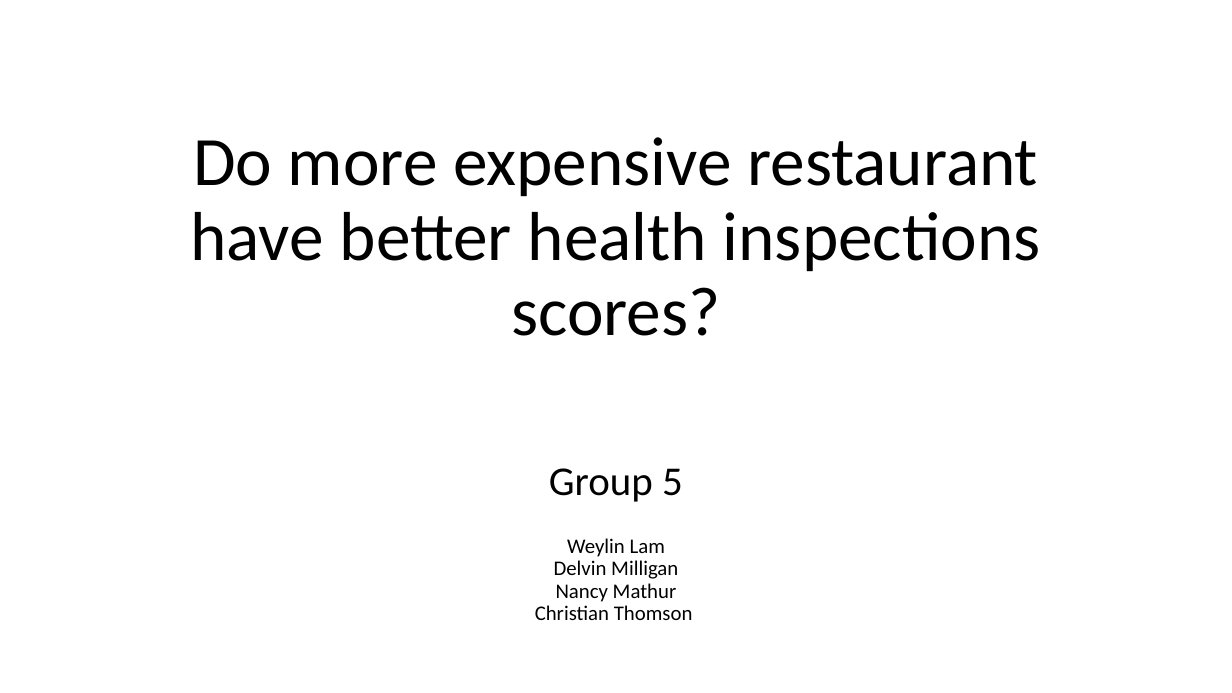
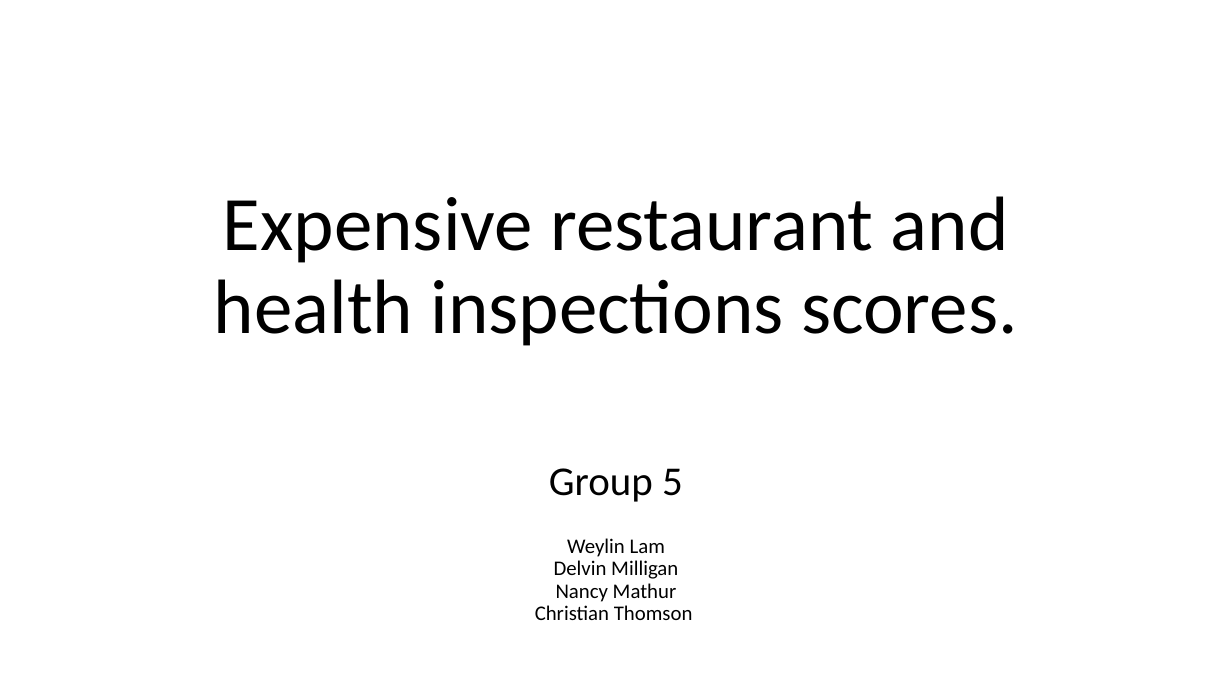
Before and after one commit to DCMilligan88/PriceVsHealth, a slide deck: slide 1 of Project 1 presentation (1).pptx. Drawn at 1232x693 pixels with LibreOffice and Linux fonts; fonts in the diff are those of the drawing; background and template pictures are left out. Boxes give left, top, right and bottom in pixels: in the first picture for what was removed or moved away, otherwise in the second. Text is boxed around its words. In the diff, an @@ line names an element or a change of style, - is before the commit and + after.

```diff
--- a/Project 1 presentation (1).pptx
+++ b/Project 1 presentation (1).pptx
@@ title at (214, 196, 1017, 346): text changed; size 54 to 60 pt @@
-Do more expensive restaurant have better health inspections scores?
+Expensive restaurant and health inspections scores.
```
Also in this commit, not shown: 11 other slides changed, 7 slides added, 7 slides removed.
